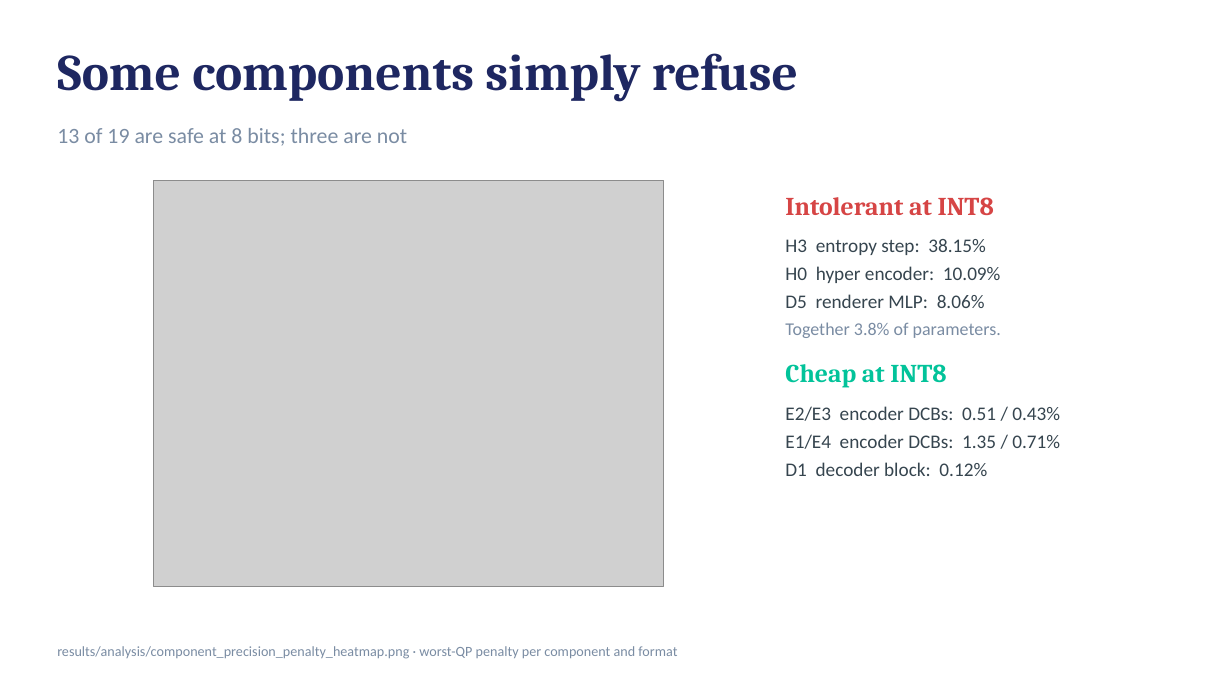
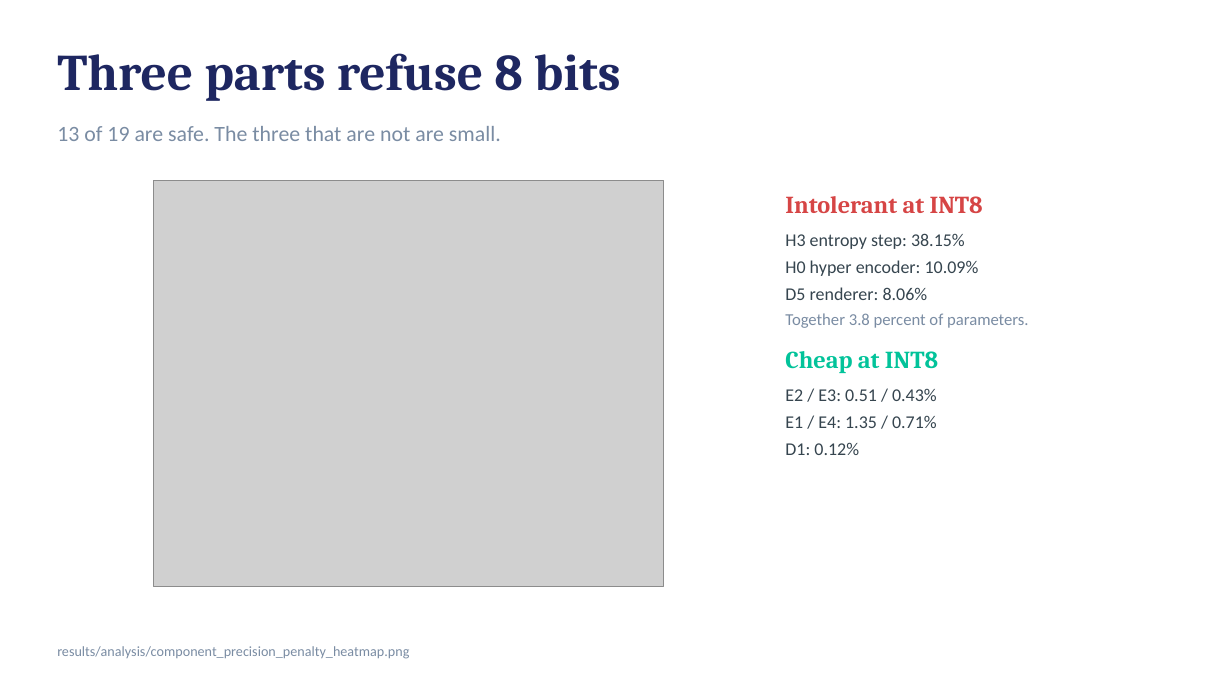
Before and after one commit to harshith0518/CS6886-PULSE-Quantization, a slide deck: slide 4 of submission/PULSE-quantization-deck.pptx. Drawn at 1232x693 pixels with LibreOffice and Linux fonts; fonts in the diff are those of the drawing; grey boxes stand for pictures. Boxes give left, top, right and bottom in pixels: in the first picture for what was removed or moved away, otherwise in the second. Text is boxed around its words. In the diff, an @@ line names an element or a change of style, - is before the commit and + after.

```diff
--- a/submission/PULSE-quantization-deck.pptx
+++ b/submission/PULSE-quantization-deck.pptx
@@ text at box(57, 53, 620, 101): text changed @@
-Some components simply refuse
+Three parts refuse 8 bits
@@ text at box(57, 126, 501, 141): text changed @@
-13 of 19 are safe at 8 bits; three are not
+13 of 19 are safe. The three that are not are small.
@@ text at box(785, 196, 983, 373): size 20 to 19 pt in "Intolerant at INT8", "Cheap at INT8"; size 15 to 14 pt in "H3 entropy step: 38.15%", "H0 hyper encoder: 10.09%"; less space between paragraphs @@
@@ text at box(785, 287, 1029, 328): text changed; size 14 to 13 pt @@
-D5 renderer MLP: 8.06%
-Together 3.8% of parameters.
+D5 renderer: 8.06%
+Together 3.8 percent of parameters.
@@ text at box(785, 389, 937, 455): text changed; size 15 to 14 pt @@
-E2/E3 encoder DCBs: 0.51 / 0.43%
-E1/E4 encoder DCBs: 1.35 / 0.71%
-D1 decoder block: 0.12%
+E2 / E3: 0.51 / 0.43%
+E1 / E4: 1.35 / 0.71%
+D1: 0.12%
@@ text at box(57, 646, 409, 659): text changed @@
-results/analysis/component_precision_penalty_heatmap.png · worst-QP penalty per component and format
+results/analysis/component_precision_penalty_heatmap.png
```
Also in this commit, not shown: 4 other slides changed, 5 slides added, 10 slides removed, 46 other files.
